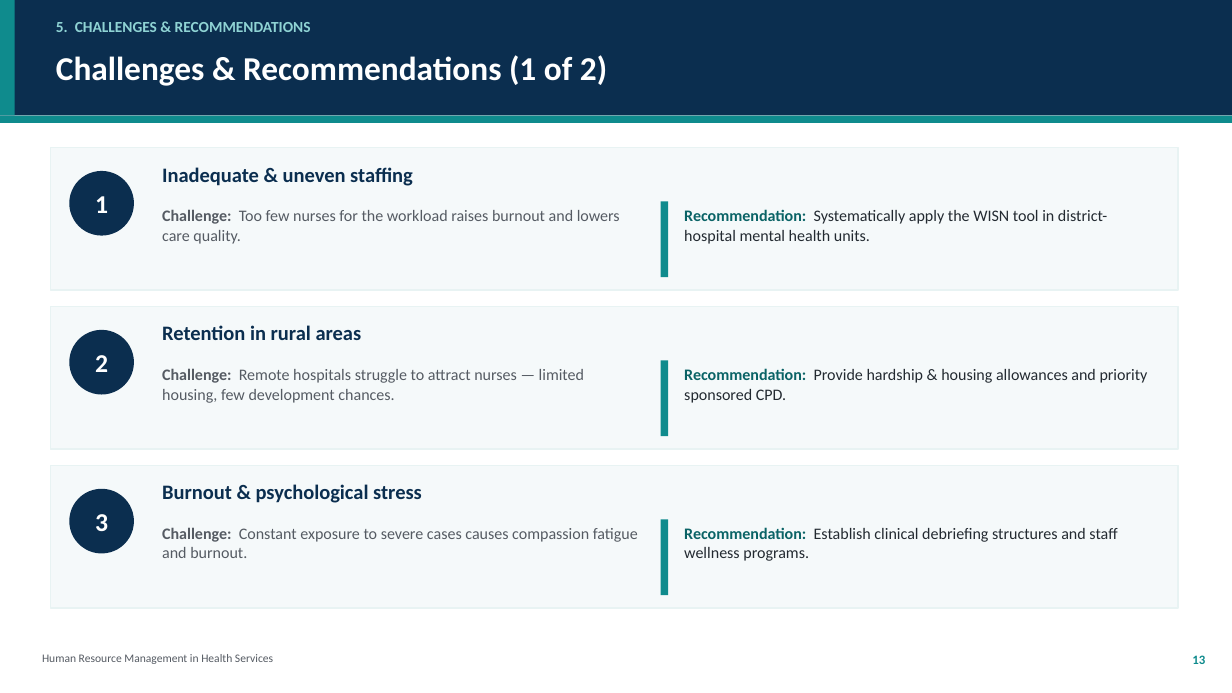
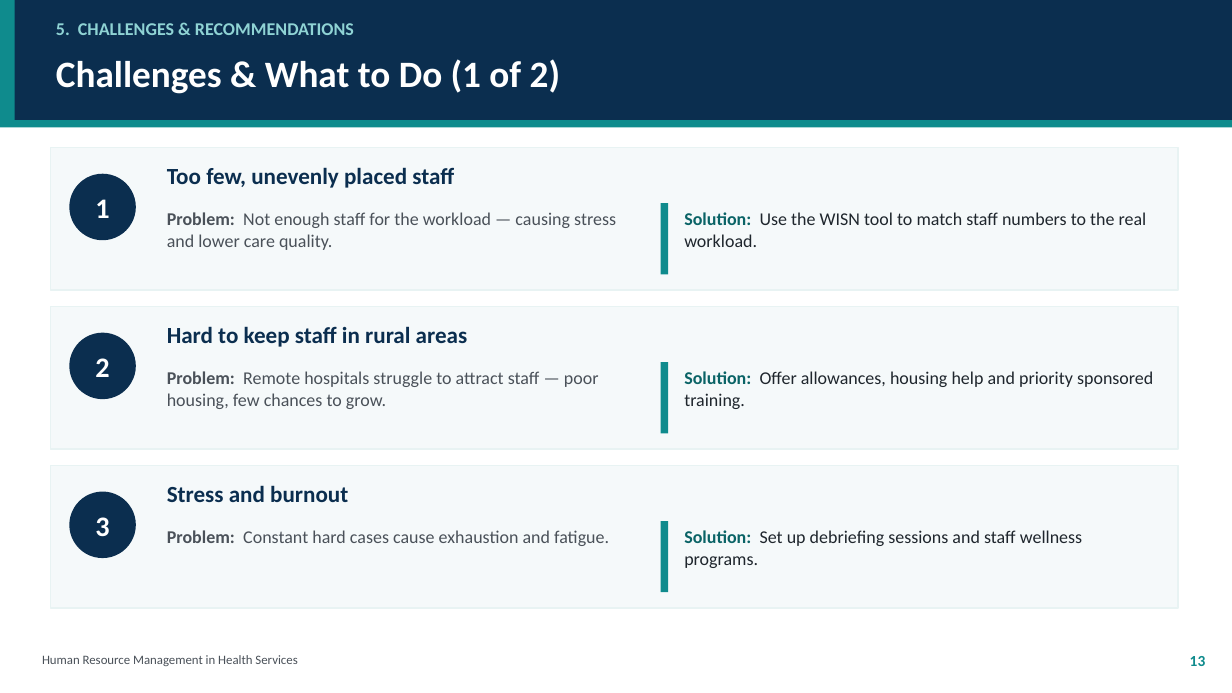
Before and after one commit to kwisanga-roger/mental-health-nurses-learning-helper, a slide deck: slide 13 of HRM_in_Health_Services_Group2.pptx. Drawn at 1232x693 pixels with LibreOffice and Linux fonts; fonts in the diff are those of the drawing. Boxes give left, top, right and bottom in pixels: in the first picture for what was removed or moved away, otherwise in the second. Text is boxed around its words. In the diff, an @@ line names an element or a change of style, - is before the commit and + after.

```diff
--- a/HRM_in_Health_Services_Group2.pptx
+++ b/HRM_in_Health_Services_Group2.pptx
@@ rectangle: place and size @@
-rectangle at <box>0,0,1232,116</box>
+rectangle at <box>0,0,1232,120</box>
@@ rectangle: place and size @@
-rectangle at <box>0,0,15,116</box>
+rectangle at <box>0,0,15,120</box>
@@ text "5. CHALLENGES & RECOMMENDATIONS" at <box>56,23,354,35</box>: size 12 to 14 pt @@
@@ text at <box>56,59,560,94</box>: text changed; size 26 to 29 pt @@
-Challenges & Recommendations (1 of 2)
+Challenges & What to Do (1 of 2)
@@ 3 ellipses, 1 rectangle: place and size @@
-3 ellipses, 1 rectangle at <box>0,116,1232,554</box>
+3 ellipses, 1 rectangle at <box>0,120,1232,558</box>
@@ text at <box>167,167,454,188</box>: text changed; size 16 to 18 pt @@
-Inadequate & uneven staffing
+Too few, unevenly placed staff
@@ text at <box>167,212,616,250</box>: text changed; size 12.5 to 14 pt; text colour #555B63 to #4A5159 @@
-Challenge: Too few nurses for the workload raises burnout and lowers care quality.
+Problem: Not enough staff for the workload — causing stress and lower care quality.
@@ text at <box>684,212,1147,247</box>: text changed; size 12.5 to 14 pt; text colour #232A31 to #1F262D @@
-Recommendation: Systematically apply the WISN tool in district-hospital mental health units.
+Solution: Use the WISN tool to match staff numbers to the real workload.
@@ text at <box>167,326,468,347</box>: text changed; size 16 to 18 pt @@
-Retention in rural areas
+Hard to keep staff in rural areas
@@ size 20 to 22 pt in 3 elements at <box>69,492,136,558</box>, <box>69,174,136,240</box>, <box>69,333,136,399</box> @@
@@ text at <box>167,371,599,409</box>: text changed; size 12.5 to 14 pt; text colour #555B63 to #4A5159 @@
-Challenge: Remote hospitals struggle to attract nurses — limited housing, few development chances.
+Problem: Remote hospitals struggle to attract staff — poor housing, few chances to grow.
@@ text at <box>684,371,1153,409</box>: text changed; size 12.5 to 14 pt; text colour #232A31 to #1F262D @@
-Recommendation: Provide hardship & housing allowances and priority sponsored CPD.
+Solution: Offer allowances, housing help and priority sponsored training.
@@ text at <box>167,485,348,502</box>: text changed; size 16 to 18 pt @@
-Burnout & psychological stress
+Stress and burnout
@@ text at <box>167,530,609,546</box>: text changed; size 12.5 to 14 pt; text colour #555B63 to #4A5159 @@
-Challenge: Constant exposure to severe cases causes compassion fatigue and burnout.
+Problem: Constant hard cases cause exhaustion and fatigue.
@@ text at <box>684,530,1082,568</box>: text changed; size 12.5 to 14 pt; text colour #232A31 to #1F262D @@
-Recommendation: Establish clinical debriefing structures and staff wellness programs.
+Solution: Set up debriefing sessions and staff wellness programs.
@@ text "Human Resource Management in Health ..." at <box>42,655,297,666</box>: size 9 to 10 pt, text colour #555B63 to #4A5159 @@
@@ text "13" at <box>1190,656,1206,666</box>: size 10 to 12 pt @@
```
Also in this commit, not shown: 11 other slides changed, 3 slides added, 3 slides removed.
